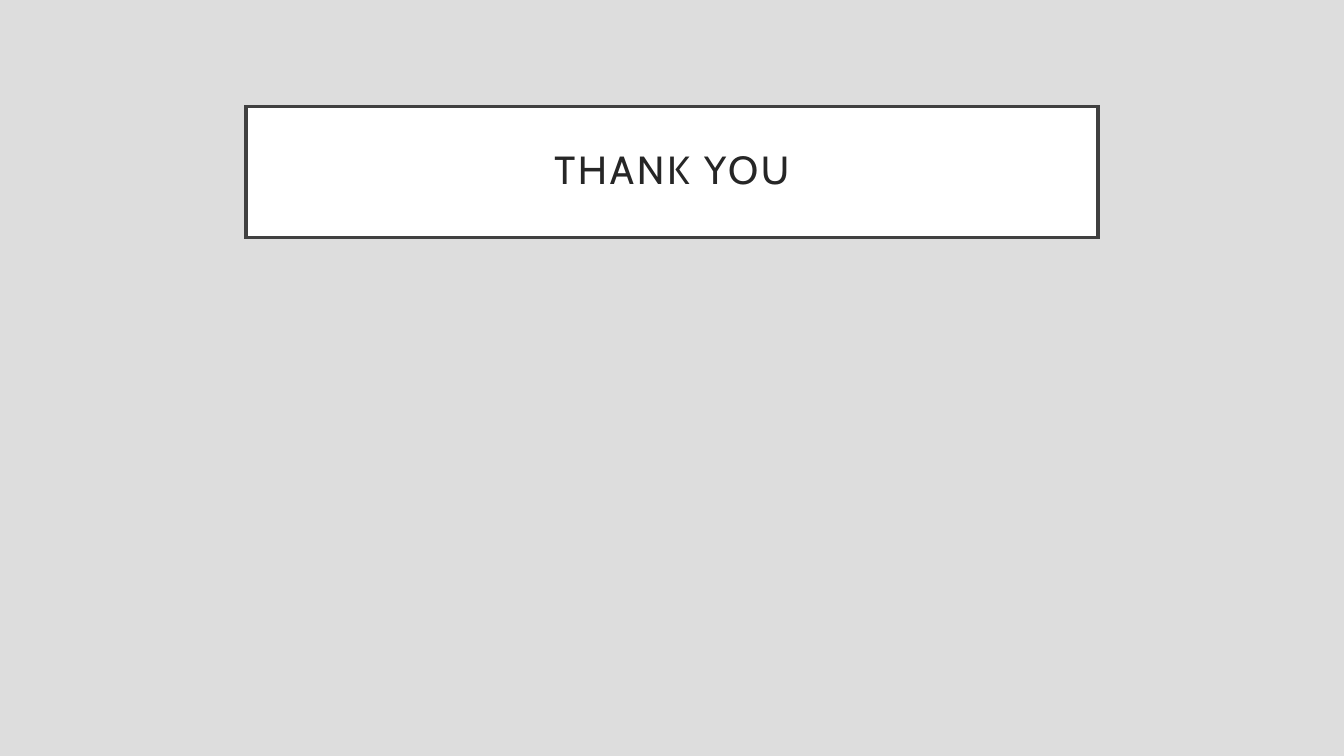
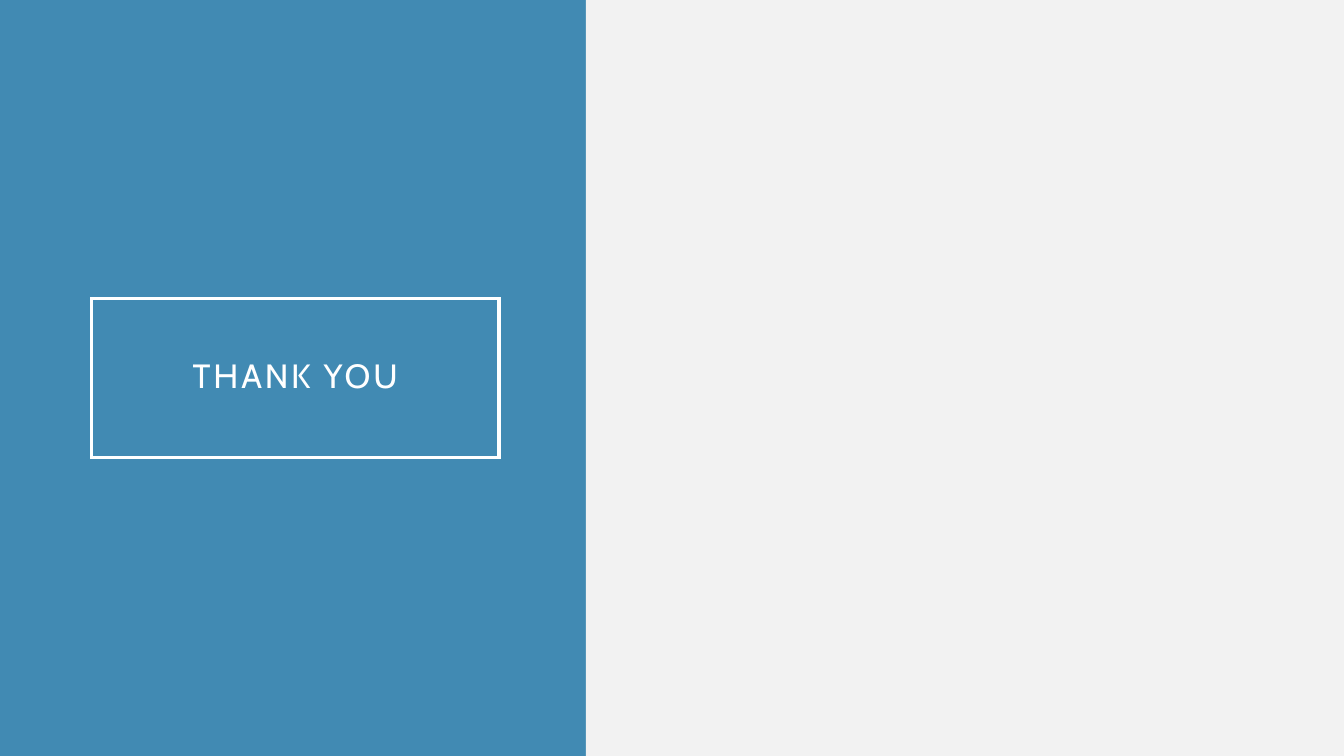
Before and after one commit to rfb-vibe/multiple-linear-regression-project, a slide deck: slide 12 of phase-2-project.pptx (slide 9 before the commit). Drawn at 1344x756 pixels with LibreOffice and Linux fonts; fonts in the diff are those of the drawing. Boxes give left, top, right and bottom in pixels: in the first picture for what was removed or moved away, otherwise in the second. Text is boxed around its words. In the diff, an @@ line names an element or a change of style, - is before the commit and + after.

```diff
--- a/phase-2-project.pptx
+++ b/phase-2-project.pptx
@@ background #DDDDDD to #418AB3 @@
@@ rectangle added at (586, 0, 1344, 756), fill #F2F2F2 @@
@@ title "THANK YOU": place and size @@
-title "THANK YOU" at (246, 106, 1098, 237)
+title "THANK YOU" at (92, 298, 500, 458)
@@ title "THANK YOU" at (92, 298, 500, 458): size 28 to 24 pt, text colour #262626 to #FFFFFF; fill #FFFFFF to none; outline #404040 2.5 pt to #FFFFFF 2.5 pt @@
```
Also in this commit, not shown: 6 other slides changed, 3 slides added, 4 other files.
